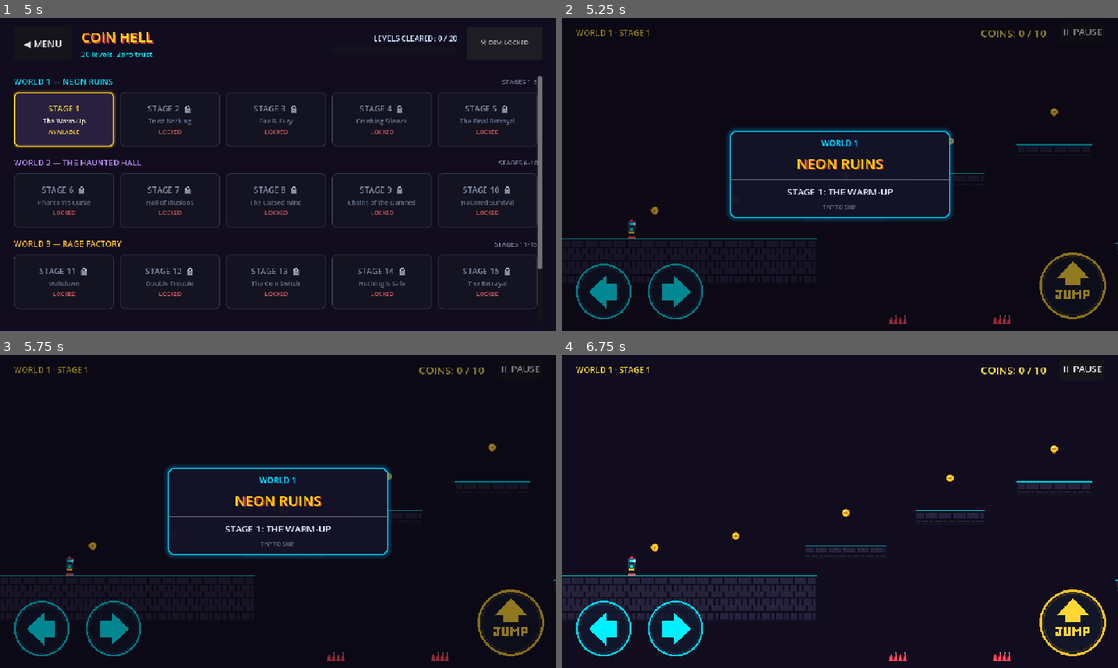
Above: before the commit, frames 1-4 (two rows, left to right).
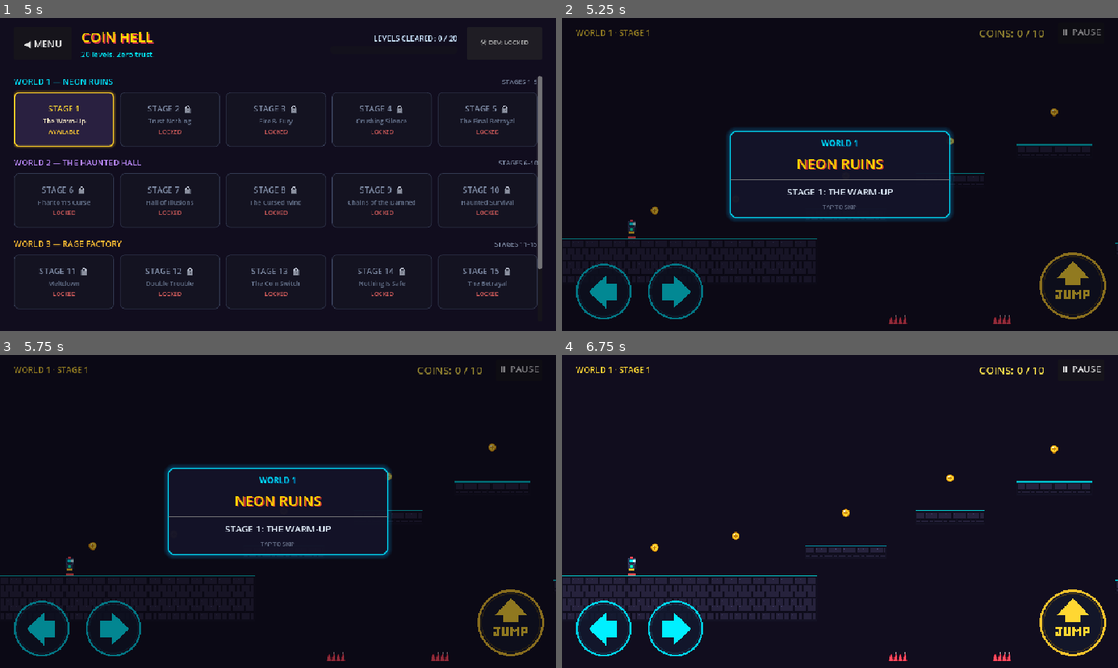
Above: after the commit, the same moments.

Repository: devil1527/rage_bait
Game: Godot game, scene res://scenes/ui/welcome_screen.tscn
Same seed, same stepped clock (60 frames per second), same inputs: the game is played once before the commit and once after it.
Inputs (mouse positions are in pixels of both pictures, inside the frame that each line leads up to):
- Up to frame 1 (5 s): tap Enter (ui_accept) at 0.5 s; drag from (278, 174) to (333, 105) at 0.52 s; click "SFX: ON" at 1.25 s; click "SFX: OFF" at 2 s; click (144, 140) at 2.75 s; click "🛠 DEV: LOCKED" at 3.5 s; click "🛠 DEV: UNLOCKED" at 4.25 s
- Up to frame 2 (5.25 s): click (628, 118) at 5 s
- Up to frame 3 (5.75 s): no input
- Up to frame 4 (6.75 s): click "⏸ PAUSE" at 5.75 s; click "↺ RESTART LEVEL" at 6.5 s

Frame 1 is identical in both runs. In frame 2, 0.2% of the frame differs, in the area x 75-98%, y 3-7%; in frame 3, 0.2%; in frame 4, 0.3%.

Commit message:
fix(stage-1): restore pause button touch responsiveness and unpause state

Diff:
--- a/scenes/coin_hell/coin_hell_level_1.tscn
+++ b/scenes/coin_hell/coin_hell_level_1.tscn
@@ -412,15 +412,18 @@
 anchor_right = 1.0
 offset_bottom = 44.0
 grow_horizontal = 2
+mouse_filter = 1
 theme_override_constants/margin_left = 24
 theme_override_constants/margin_top = 8
 theme_override_constants/margin_right = 24
 
 [node name="TopBar" type="HBoxContainer" parent="HUD/MarginContainer"]
 layout_mode = 2
+mouse_filter = 1
 
 [node name="LevelTitle" type="Label" parent="HUD/MarginContainer/TopBar"]
 layout_mode = 2
+mouse_filter = 2
 theme_override_colors/font_color = Color(1, 0.85, 0.2, 1)
 theme_override_font_sizes/font_size = 14
 text = "LEVEL 1 — THE WARM-UP"
@@ -428,9 +431,11 @@
 [node name="Spacer" type="Control" parent="HUD/MarginContainer/TopBar"]
 layout_mode = 2
 size_flags_horizontal = 3
+mouse_filter = 2
 
 [node name="CoinCounter" type="Label" parent="HUD/MarginContainer/TopBar"]
 layout_mode = 2
+mouse_filter = 2
 theme_override_colors/font_color = Color(1, 0.9, 0.3, 1)
 theme_override_font_sizes/font_size = 18
 text = "COINS: 0 / 10"
@@ -438,10 +443,12 @@
 [node name="Spacer2" type="Control" parent="HUD/MarginContainer/TopBar"]
 custom_minimum_size = Vector2(16, 0)
 layout_mode = 2
+mouse_filter = 2
 
 [node name="PauseBtn" type="Button" parent="HUD/MarginContainer/TopBar"]
-custom_minimum_size = Vector2(72, 32)
+custom_minimum_size = Vector2(80, 36)
 layout_mode = 2
+focus_mode = 0
 text = "⏸ PAUSE"
 
 [node name="TouchControls" type="Control" parent="HUD"]
--- a/scripts/coin_hell/level_1.gd
+++ b/scripts/coin_hell/level_1.gd
@@ -36,6 +36,7 @@
 	GameManager.level_completed.connect(_on_level_completed)
 
 	pause_button.pressed.connect(_on_pause_pressed)
+	pause_button.gui_input.connect(_on_pause_gui_input)
 	death_overlay.retry_requested.connect(_on_retry)
 	level_complete_overlay.replay_requested.connect(_on_retry)
 	pit_hazard_area.body_entered.connect(_on_pit_entered)
@@ -83,7 +84,14 @@
 	if event.is_action_pressed("pause"):
 		_on_pause_pressed()
 
+func _on_pause_gui_input(event: InputEvent) -> void:
+	if event is InputEventScreenTouch and event.pressed:
+		pause_button.accept_event()
+		_on_pause_pressed()
+
 func _on_pause_pressed() -> void:
+	if pause_overlay.visible or death_overlay.visible or level_complete_overlay.visible:
+		return
 	_clear_touch_controls()
 	AudioManager.play_sfx("click")
 	pause_overlay.open()
@@ -109,6 +117,7 @@
 
 func _reset_level() -> void:
 	_clear_touch_controls()
+	get_tree().paused = false
 	death_overlay.visible = false
 	level_complete_overlay.visible = false
 	pause_overlay.visible = false
--- a/scripts/tests/test_runner.gd
+++ b/scripts/tests/test_runner.gd
@@ -30,7 +30,7 @@
 	print("  RETRO RAGE ARCADE / COIN HELL AUTOMATED TEST SUITE   ")
 	print("=======================================================\n")
 
-	run_all_tests()
+	await run_all_tests()
 
 	print("\n=======================================================")
 	print("  TEST RESULTS: %d PASSED, %d FAILED" % [passed_count, failed_count])
@@ -93,6 +93,7 @@
 	test_level_11_rising_lava_and_pressure()
 	test_level_11_lifecycle_and_reset()
 	test_level_1_invisible_spike_death_fix()
+	await test_stage_1_pause_button()
 	test_rewarded_revive_ad_system()
 
 func test_save_manager_and_persistence() -> void:
@@ -3609,6 +3610,92 @@
 	remove_child(lvl)
 	lvl.free()
 
+func test_stage_1_pause_button() -> void:
+	print("\n--- TEST: Stage 1 Pause Button & Pause System ---")
+	var lvl1_scene: PackedScene = load("res://scenes/coin_hell/coin_hell_level_1.tscn")
+	var lvl = lvl1_scene.instantiate()
+	add_child(lvl)
+
+	var pause_btn: Button = lvl.get_node_or_null("HUD/MarginContainer/TopBar/PauseBtn")
+	assert_true(pause_btn != null, "Pause button exists in Stage 1 HUD")
+	assert_true(pause_btn.is_inside_tree(), "Pause button is in scene tree")
+	assert_true(pause_btn.visible, "Pause button is visible")
+	assert_true(pause_btn.is_visible_in_tree(), "Pause button is visible in tree")
+	assert_true(not pause_btn.disabled, "Pause button is not disabled")
+	assert_eq(pause_btn.focus_mode, Control.FOCUS_NONE, "Pause button focus_mode is NONE (prevents touch focus capture)")
+	assert_eq(pause_btn.mouse_filter, Control.MOUSE_FILTER_STOP, "Pause button mouse_filter is STOP (handles clicks)")
+
+	var spacer: Control = lvl.get_node_or_null("HUD/MarginContainer/TopBar/Spacer")
+	var spacer2: Control = lvl.get_node_or_null("HUD/MarginContainer/TopBar/Spacer2")
+	assert_true(spacer != null and spacer.mouse_filter == Control.MOUSE_FILTER_IGNORE, "Spacer ignores mouse/touch events")
+	assert_true(spacer2 != null and spacer2.mouse_filter == Control.MOUSE_FILTER_IGNORE, "Spacer2 ignores mouse/touch events")
+
+	var pause_overlay = lvl.pause_overlay
+	assert_true(pause_overlay != null, "Pause overlay exists")
+	assert_true(not pause_overlay.visible, "Pause overlay starts hidden")
+	assert_true(not get_tree().paused, "Tree is not paused initially")
+
+	# Check connections
+	assert_true(pause_btn.pressed.is_connected(lvl._on_pause_pressed), "Pause button pressed signal is connected to _on_pause_pressed")
+	assert_true(pause_btn.gui_input.is_connected(lvl._on_pause_gui_input), "Pause button gui_input signal is connected to _on_pause_gui_input")
+
+	# Test 1: Screen touch event triggers pause
+	var touch_down = InputEventScreenTouch.new()
+	touch_down.position = Vector2(890, 24)
+	touch_down.pressed = true
+	lvl._on_pause_gui_input(touch_down)
+	assert_true(pause_overlay.visible, "Screen touch on Pause button opens pause overlay")
+	assert_true(get_tree().paused, "Tree is paused when pause overlay is open")
+
+	# Duplicate pause calls while paused are safely ignored
+	lvl._on_pause_pressed()
+	assert_true(pause_overlay.visible, "Duplicate pause call while paused remains stable")
+
+	# Test 2: Resume button resumes gameplay
+	pause_overlay._on_resume_pressed()
+	assert_true(not pause_overlay.visible, "Resume closes pause overlay")
+	assert_true(not get_tree().paused, "Resume unpauses the scene tree")
+
+	# Test 3: Direct button press
+	pause_btn.pressed.emit()
+	assert_true(pause_overlay.visible, "Button pressed signal opens pause overlay")
+	assert_true(get_tree().paused, "Scene tree paused on button press")
+	pause_overlay._on_resume_pressed()
+	assert_true(not get_tree().paused, "Tree unpaused after resume")
+
+	# Test 4: Traps and timers behavior during pause and resume
+	var plat4 = lvl.get_node("Platforms/Platform4")
+	plat4.reset()
+	plat4.trigger_from_coin()
+	assert_true(plat4._in_warning, "Spike trap warning active before pause")
+	var pre_pause_time = plat4._warning_timer
+	pause_btn.pressed.emit()
+	assert_true(get_tree().paused, "Tree paused during trap warning")
+	# Physics process is inactive while paused
+	plat4._physics_process(0.2)
+	assert_eq(plat4._warning_timer, pre_pause_time - 0.2, "Trap timer preserved across pause")
+	pause_overlay._on_resume_pressed()
+	assert_true(not get_tree().paused, "Tree unpaused, gameplay timer resumes")
+
+	# Test 5: Die and retry, verify pause button still works
+	var player = lvl.get_node("Player")
+	player.die()
+	assert_true(lvl.death_overlay.visible, "Death overlay shown on death")
+	lvl._on_retry()
+	assert_true(not lvl.death_overlay.visible, "Death overlay hidden on retry")
+	assert_true(not get_tree().paused, "Scene tree unpaused on retry")
+	assert_true(player._is_alive, "Player alive on retry")
+
+	# Pause button after retry
+	lvl._on_pause_gui_input(touch_down)
+	assert_true(pause_overlay.visible, "Pause button works after retry")
+	assert_true(get_tree().paused, "Tree is paused after retry pause")
+	pause_overlay._on_resume_pressed()
+	assert_true(not get_tree().paused, "Tree unpaused after second resume")
+
+	remove_child(lvl)
+	lvl.free()
+
 func test_rewarded_revive_ad_system() -> void:
 	print("\n--- TEST: Centralized Rewarded Revive Ad System (Part E Acceptance) ---")
 
